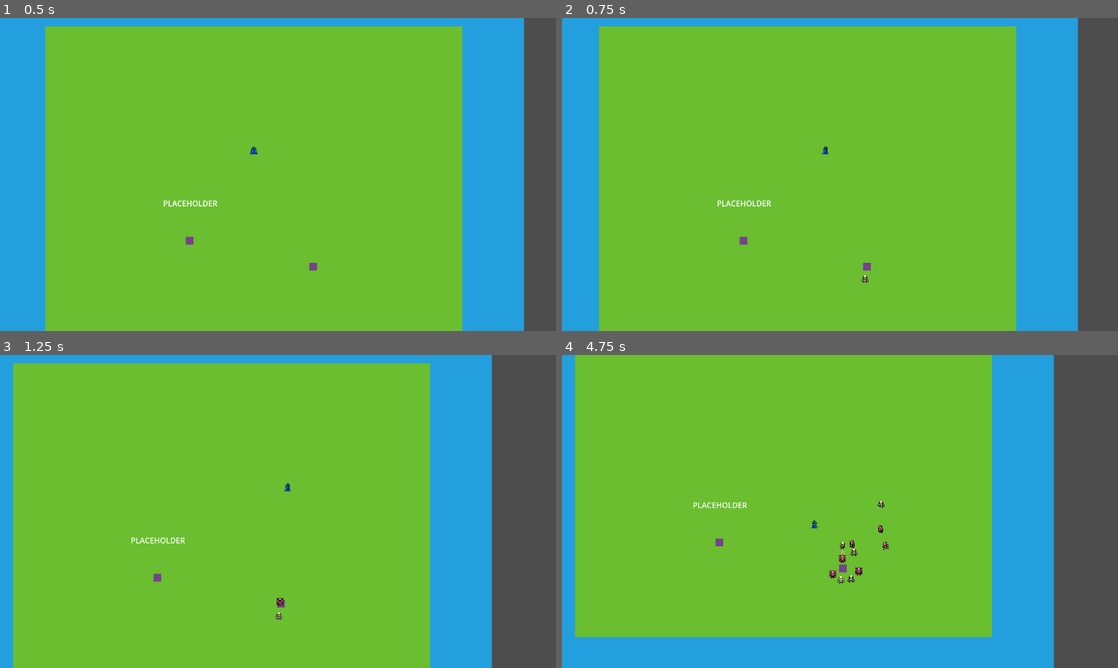
Above: before the commit, frames 1-4 (two rows, left to right).
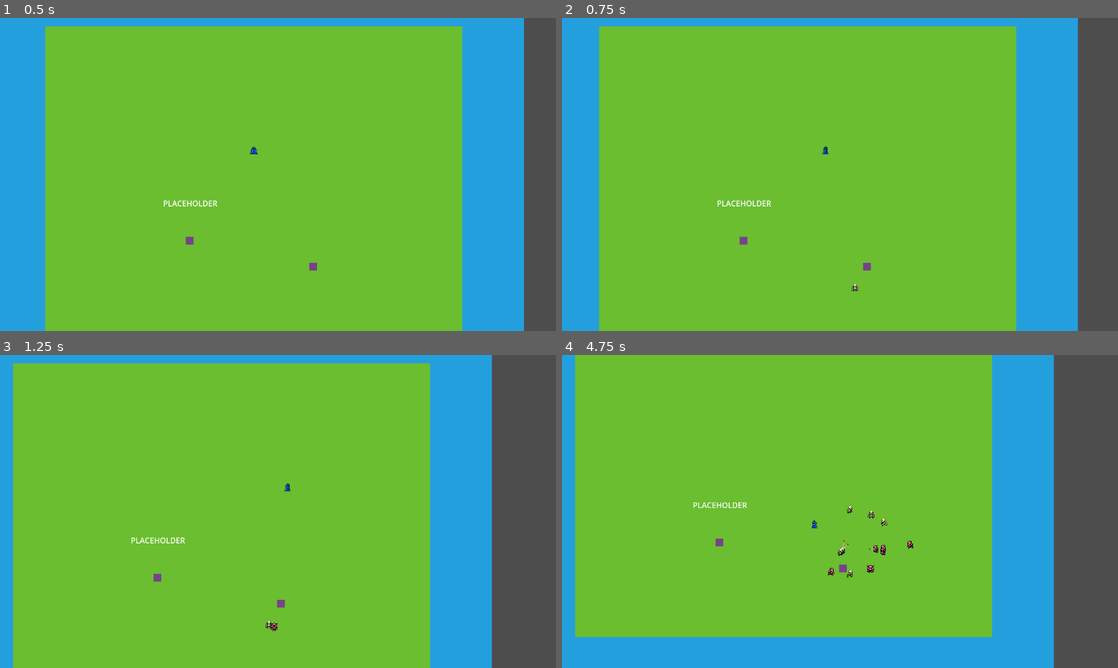
Above: after the commit, the same moments.

Repository: pablopenna/tide
Game: Godot game, scene res://scenes/debug_scene.tscn
Two runs of this game, one before a commit and one after it. Both use one fixed random seed, a clock stepped at 60 frames per second and the inputs below. This scene is started directly instead of the project's main scene.
Inputs:
- Up to frame 1 (0.5 s): no input
- Up to frame 2 (0.75 s): tap Enter at 0.5 s; hold Right (ui_right) from 0.53 s (still down); tap 9 (enemy_troop_add_archer) at 0.6 s
- Up to frame 3 (1.25 s): keep holding Right (ui_right); tap 0 (enemy_troop_add_knight) at 0.8 s
- Up to frame 4 (4.75 s): release Right (ui_right) at 1.28 s; hold Down (ui_down) 1.28-2.03 s; tap 0 (enemy_troop_add_knight) at 1.35, 3.8, 4.35 s; tap 2 (player_troop_add_archer) at 1.55, 2.1, 4.55 s; hold Right (ui_right) 2.03-2.78 s; tap 1 (player_troop_add_knight) at 2.3, 2.85 s; hold A (player_troop_regroup) 2.78-3.53 s; tap 9 (enemy_troop_add_archer) at 3.05, 3.6 s; hold Left (ui_left) from 3.53 s (still down)

Frame 1 is identical in both runs. In frame 2, less than 0.1% of the frame differs, in the area x 52-56%, y 82-88%; in frame 3, 0.1%; in frame 4, 0.5%, in the area x 47-64%, y 46-74%.

Commit message:
Refactor troop manager into different components

Diff:
--- a/scenes/enemy/enemy.gd
+++ b/scenes/enemy/enemy.gd
@@ -1,7 +1,9 @@
 extends Entity
+
+@export var factory: TroopFactory
 
 func _process(_delta):
 	if Input.is_action_just_pressed("enemy_troop_add_knight"):
-		($TroopManager as TroopManager).create_knight()
+		factory.create_knight()
 	if Input.is_action_just_pressed("enemy_troop_add_archer"):
-		($TroopManager as TroopManager).create_archer()
+		factory.create_archer()
--- a/scenes/enemy/enemy.tscn
+++ b/scenes/enemy/enemy.tscn
@@ -1,20 +1,25 @@
-[gd_scene load_steps=8 format=3 uid="uid://ctixulb3yg747"]
+[gd_scene load_steps=11 format=3 uid="uid://ctixulb3yg747"]
 
 [ext_resource type="Script" path="res://scenes/enemy/enemy.gd" id="1_5m6ue"]
 [ext_resource type="Texture2D" uid="uid://di0boo8jtpvth" path="res://sprites/enemy.png" id="2_ja4re"]
-[ext_resource type="PackedScene" uid="uid://b07yhuwx4dkdn" path="res://scenes/troop_manager/troop_manager.tscn" id="3_oby0l"]
 [ext_resource type="PackedScene" uid="uid://dfemqxgdpiugb" path="res://scenes/troop_detector/troop_detector.tscn" id="4_k6yqj"]
 [ext_resource type="Shape2D" uid="uid://chmhxpv1tkndp" path="res://scenes/troop_detector/circle.tres" id="5_8t5rd"]
+[ext_resource type="PackedScene" uid="uid://cc03llx0grfnv" path="res://scenes/troop_manager/troop_tracker.tscn" id="6_m5mns"]
 [ext_resource type="Shape2D" uid="uid://cwk0rjafs6j5e" path="res://scenes/troop_detector/cone.tres" id="6_whw56"]
+[ext_resource type="PackedScene" uid="uid://ccypnmryyq73r" path="res://scenes/troop_manager/troop_factory.tscn" id="7_o7brj"]
+[ext_resource type="PackedScene" uid="uid://dant4e2ymqfe" path="res://scenes/troop_manager/troop_commander.tscn" id="8_sfk7j"]
+[ext_resource type="PackedScene" uid="uid://cus6nroawtds1" path="res://scenes/troop_manager/location_detector.tscn" id="9_628ji"]
 
 [sub_resource type="RectangleShape2D" id="RectangleShape2D_10huh"]
 size = Vector2(16, 16)
 
-[node name="Enemy" type="CharacterBody2D"]
+[node name="Enemy" type="CharacterBody2D" node_paths=PackedStringArray("factory")]
 collision_layer = 8
 collision_mask = 3
 motion_mode = 1
+wall_min_slide_angle = 0.0
 script = ExtResource("1_5m6ue")
+factory = NodePath("TroopFactory")
 
 [node name="CollisionShape2D" type="CollisionShape2D" parent="."]
 shape = SubResource("RectangleShape2D_10huh")
@@ -22,18 +27,25 @@
 [node name="Sprite2D" type="Sprite2D" parent="."]
 texture = ExtResource("2_ja4re")
 
-[node name="TroopManager" parent="." node_paths=PackedStringArray("troop_owner", "troop_detectors") instance=ExtResource("3_oby0l")]
-troop_owner = NodePath("..")
+[node name="TroopCommander" parent="." node_paths=PackedStringArray("troop_detectors", "troops") instance=ExtResource("8_sfk7j")]
 troop_detectors = [NodePath("../TroopDetector"), NodePath("../TroopDetector2")]
-troops_hitbox_layer_scanned = 256
-troops_hurtbox_layer = 512
+troops = NodePath("../TroopTracker")
 
 [node name="TroopDetector" parent="." node_paths=PackedStringArray("owner_entity") instance=ExtResource("4_k6yqj")]
 shape = ExtResource("5_8t5rd")
-collision_mask = 256
+collision_mask = 384
 owner_entity = NodePath("..")
 
 [node name="TroopDetector2" parent="." node_paths=PackedStringArray("owner_entity") instance=ExtResource("4_k6yqj")]
 shape = ExtResource("6_whw56")
-collision_mask = 256
+collision_mask = 384
 owner_entity = NodePath("..")
+
+[node name="TroopTracker" parent="." node_paths=PackedStringArray("factory") instance=ExtResource("6_m5mns")]
+factory = NodePath("../TroopFactory")
+
+[node name="TroopFactory" parent="." node_paths=PackedStringArray("troop_owner") instance=ExtResource("7_o7brj")]
+troop_owner = NodePath("..")
+faction = 1
+
+[node name="LocationHandler" parent="." instance=ExtResource("9_628ji")]
--- a/scenes/mine/location.gd
+++ b/scenes/mine/location.gd
@@ -1,7 +1,8 @@
 class_name Location extends Area2D
 
 @export var faction: FactionUtils.Faction
-@export var troop_manager: TroopManager
+@export var factory: TroopFactory
+@export var commander: TroopCommander
 
 func _ready():
-	troop_manager.faction = faction
+	factory.faction = faction
--- a/scenes/mine/mine.tscn
+++ b/scenes/mine/mine.tscn
@@ -1,9 +1,11 @@
-[gd_scene load_steps=9 format=3 uid="uid://caghr8ajmt6ea"]
+[gd_scene load_steps=11 format=3 uid="uid://caghr8ajmt6ea"]
 
 [ext_resource type="Script" path="res://scenes/mine/mine.gd" id="1_bdrik"]
 [ext_resource type="Texture2D" uid="uid://qmaag64jvvpr" path="res://sprites/samples/blowharder.png" id="1_hnavn"]
-[ext_resource type="PackedScene" uid="uid://b07yhuwx4dkdn" path="res://scenes/troop_manager/troop_manager.tscn" id="3_w2bt2"]
+[ext_resource type="PackedScene" uid="uid://ccypnmryyq73r" path="res://scenes/troop_manager/troop_factory.tscn" id="4_wjlhs"]
 [ext_resource type="PackedScene" uid="uid://dfemqxgdpiugb" path="res://scenes/troop_detector/troop_detector.tscn" id="4_x43r4"]
+[ext_resource type="PackedScene" uid="uid://cc03llx0grfnv" path="res://scenes/troop_manager/troop_tracker.tscn" id="5_ec05d"]
+[ext_resource type="PackedScene" uid="uid://dant4e2ymqfe" path="res://scenes/troop_manager/troop_commander.tscn" id="6_l36ww"]
 
 [sub_resource type="TileSetAtlasSource" id="TileSetAtlasSource_1aaa2"]
 texture = ExtResource("1_hnavn")
@@ -33,12 +35,13 @@
 [sub_resource type="CircleShape2D" id="CircleShape2D_ewchd"]
 radius = 64.0
 
-[node name="Mine" type="Area2D" node_paths=PackedStringArray("troop_manager")]
+[node name="Mine" type="Area2D" node_paths=PackedStringArray("factory", "commander")]
 position = Vector2(-16, -16)
 collision_layer = 1024
 collision_mask = 0
 script = ExtResource("1_bdrik")
-troop_manager = NodePath("TroopManager")
+factory = NodePath("TroopFactory")
+commander = NodePath("TroopCommander")
 
 [node name="TileMap" type="TileMap" parent="."]
 position = Vector2(8, 8)
@@ -50,10 +53,13 @@
 position = Vector2(64, 62)
 shape = SubResource("CircleShape2D_siikp")
 
-[node name="TroopManager" parent="." instance=ExtResource("3_w2bt2")]
-position = Vector2(64, 64)
-
 [node name="TroopDetector" parent="." node_paths=PackedStringArray("owner_entity") instance=ExtResource("4_x43r4")]
 position = Vector2(64, 64)
 shape = SubResource("CircleShape2D_ewchd")
 owner_entity = NodePath("..")
+
+[node name="TroopFactory" parent="." instance=ExtResource("4_wjlhs")]
+
+[node name="TroopTracker" parent="." instance=ExtResource("5_ec05d")]
+
+[node name="TroopCommander" parent="." instance=ExtResource("6_l36ww")]
--- a/scenes/player/player.gd
+++ b/scenes/player/player.gd
@@ -2,7 +2,8 @@
 
 @export var speed: float = 200
 var input: Vector2
-@export var troop_manager: TroopManager
+@export var commander: TroopCommander
+@export var factory: TroopFactory
 @export var animation_player: AnimationPlayer
 
 func _ready() -> void:
@@ -18,11 +19,11 @@
 	input = raw_input.normalized()
 
 	if Input.is_action_just_pressed("player_troop_add_knight"):
-		troop_manager.create_knight()
+		factory.create_knight()
 	if Input.is_action_just_pressed("player_troop_add_archer"):
-		troop_manager.create_archer()
+		factory.create_archer()
 	if Input.is_action_just_pressed("player_troop_regroup"):
-		troop_manager.make_troops_follow_leader()
+		commander.make_troops_follow_leader()
 
 func _process_animation() -> void:
 	if velocity == Vector2.ZERO:
--- a/scenes/player/player.tscn
+++ b/scenes/player/player.tscn
@@ -1,12 +1,15 @@
-[gd_scene load_steps=14 format=3 uid="uid://cmxyconummrk8"]
+[gd_scene load_steps=17 format=3 uid="uid://cmxyconummrk8"]
 
 [ext_resource type="Script" path="res://scenes/player/player.gd" id="1_n50c0"]
 [ext_resource type="Texture2D" uid="uid://bqtqodwl8bqmd" path="res://sprites/playerv2.png" id="2_x0ljm"]
 [ext_resource type="Script" path="res://scenes/entity/sprite_rotating_with_face_direction.gd" id="3_u4ihy"]
-[ext_resource type="PackedScene" uid="uid://b07yhuwx4dkdn" path="res://scenes/troop_manager/troop_manager.tscn" id="5_53p1u"]
 [ext_resource type="PackedScene" uid="uid://dfemqxgdpiugb" path="res://scenes/troop_detector/troop_detector.tscn" id="6_r46j7"]
 [ext_resource type="Shape2D" uid="uid://cwk0rjafs6j5e" path="res://scenes/troop_detector/cone.tres" id="7_gg1ut"]
 [ext_resource type="Shape2D" uid="uid://chmhxpv1tkndp" path="res://scenes/troop_detector/circle.tres" id="8_3rp2t"]
+[ext_resource type="PackedScene" uid="uid://cc03llx0grfnv" path="res://scenes/troop_manager/troop_tracker.tscn" id="8_mux8n"]
+[ext_resource type="PackedScene" uid="uid://dant4e2ymqfe" path="res://scenes/troop_manager/troop_commander.tscn" id="9_d5esl"]
+[ext_resource type="PackedScene" uid="uid://cus6nroawtds1" path="res://scenes/troop_manager/location_detector.tscn" id="10_8tljl"]
+[ext_resource type="PackedScene" uid="uid://ccypnmryyq73r" path="res://scenes/troop_manager/troop_factory.tscn" id="10_h3u77"]
 
 [sub_resource type="RectangleShape2D" id="RectangleShape2D_od5lt"]
 size = Vector2(16, 16)
@@ -89,12 +92,13 @@
 "walk_up": SubResource("Animation_gsebh")
 }
 
-[node name="Player" type="CharacterBody2D" node_paths=PackedStringArray("troop_manager", "animation_player")]
+[node name="Player" type="CharacterBody2D" node_paths=PackedStringArray("commander", "factory", "animation_player")]
 collision_mask = 10
 motion_mode = 1
 wall_min_slide_angle = 0.0
 script = ExtResource("1_n50c0")
-troop_manager = NodePath("TroopManager")
+commander = NodePath("TroopCommander")
+factory = NodePath("TroopFactory")
 animation_player = NodePath("AnimationPlayer")
 
 [node name="CollisionShape2D" type="CollisionShape2D" parent="."]
@@ -111,12 +115,6 @@
 script = ExtResource("3_u4ihy")
 entity = NodePath("..")
 
-[node name="TroopManager" parent="." node_paths=PackedStringArray("troop_owner", "troop_detectors") instance=ExtResource("5_53p1u")]
-troop_owner = NodePath("..")
-troop_detectors = [NodePath("../TroopDetector"), NodePath("../TroopDetector2")]
-troops_hitbox_layer_scanned = 512
-troops_hurtbox_layer = 256
-
 [node name="TroopDetector" parent="." node_paths=PackedStringArray("owner_entity") instance=ExtResource("6_r46j7")]
 shape = ExtResource("7_gg1ut")
 collision_mask = 512
@@ -126,3 +124,15 @@
 shape = ExtResource("8_3rp2t")
 collision_mask = 512
 owner_entity = NodePath("..")
+
+[node name="TroopTracker" parent="." node_paths=PackedStringArray("factory") instance=ExtResource("8_mux8n")]
+factory = NodePath("../TroopFactory")
+
+[node name="TroopCommander" parent="." node_paths=PackedStringArray("troop_detectors", "troops") instance=ExtResource("9_d5esl")]
+troop_detectors = [NodePath("../TroopDetector"), NodePath("../TroopDetector2")]
+troops = NodePath("../TroopTracker")
+
+[node name="TroopFactory" parent="." node_paths=PackedStringArray("troop_owner") instance=ExtResource("10_h3u77")]
+troop_owner = NodePath("..")
+
+[node name="LocationDetector" parent="." instance=ExtResource("10_8tljl")]
--- a/scenes/troop_manager/commander.gd
+++ /dev/null
@@ -1,23 +0,0 @@
-extends Node
-
-var troop_detectors: Array[TroopDetector]
-var troops: Array[Troop]
-
-func make_troops_attack_targets(targets: Array):
-	var target = targets[0]
-	for troop in troops:
-		troop.attack_target(target)
-
-func make_troops_follow_leader():
-	for troop in troops:
-		troop.follow_owner()
-
-func _on_troop_manager_troops_provided(troops):
-	self.troops = troops
-
-func _on_troop_manager_troop_detectors_provided(troop_detectors):
-	self.troop_detectors = troop_detectors
-	for detector in self.troop_detectors:
-		if not detector.is_node_ready():
-			await detector.ready
-		detector.targets_acquired.connect(make_troops_attack_targets)
--- a/scenes/troop_manager/factory.gd
+++ /dev/null
@@ -1,70 +0,0 @@
-extends Node
-
-const DEFAULT_TROOP_SPREAD_RADIUS = 50
-const MIN_TROOP_SPEED = 40
-const MAX_TROOP_SPEED = 80
-
-@export var knight_scene: PackedScene
-@export var archer_scene: PackedScene
-
-var troop_owner: Entity
-var troops_layer_scanned_by_hitbox
-var troops_hurtbox_layer
-var troop_detector: TroopDetector
-var troops: Array[Troop]
-
-var _troop_spread_radius
-var _rng
-
-func _ready():
-	_rng = RandomNumberGenerator.new()
-	_troop_spread_radius = DEFAULT_TROOP_SPREAD_RADIUS
-
-func create_knight():
-	_create_troop(knight_scene)
-
-func create_archer():
-	_create_troop(archer_scene)
-
-func _create_troop(troop_scene: PackedScene):
-	var new_troop: Troop = troop_scene.instantiate() as Troop
-
-	new_troop.initialize_with(
-		troop_owner,
-		troops_layer_scanned_by_hitbox,
-		troops_hurtbox_layer,
-		_generate_troop_position_offset(),
-		_generate_troop_speed()
-	)
-
-	troops.append(new_troop)
-	new_troop.died.connect(_process_troop_death)
-	# Even if ancestor node has Y sorting enabled, does not work if parent of troop is a Node
-	# This should instantiate the troop at the same level of the troop owner in the tree
-	get_parent().get_parent().get_parent().add_child(new_troop)
-
-func _process_troop_death(dead_troop: Troop):
-	troops.erase(dead_troop)
-
-func _get_number_of_troops():
-	return len(troops)
-
-func _generate_troop_position_offset():
-	var random_x = _rng.randf_range(_troop_spread_radius * -1, _troop_spread_radius)
-	var random_y = _rng.randf_range(_troop_spread_radius * -1, _troop_spread_radius)
-	return Vector2(random_x, random_y)
-
-func _generate_troop_speed():
-	return _rng.randf_range(MIN_TROOP_SPEED, MAX_TROOP_SPEED)
-
-func _on_troop_manager_troops_provided(troops):
-	self.troops = troops
-
-func _on_troop_manager_troops_hurtbox_layer_provided(hurtbox_layer):
-	self.troops_hurtbox_layer = hurtbox_layer
-
-func _on_troop_manager_troops_hitbox_layer_scanned_provided(hitbox_layer):
-	self.troops_layer_scanned_by_hitbox = hitbox_layer
-
-func _on_troop_manager_troop_owner_provided(troop_owner):
-	self.troop_owner = troop_owner
--- a/scenes/troop_manager/location_handler.gd
+++ b/scenes/troop_manager/location_detector.gd
@@ -1,4 +1,6 @@
 extends Area2D
+
+signal mine_detected(mine: Mine)
 
 func _ready() -> void:
 	area_entered.connect(_on_location_interact)
@@ -11,3 +13,4 @@
 	if mine == null:
 		return
 	print("I'm in a mine")
+	mine_detected.emit(mine)
--- /dev/null
+++ b/scenes/troop_manager/location_detector.tscn
@@ -0,0 +1,14 @@
+[gd_scene load_steps=3 format=3 uid="uid://cus6nroawtds1"]
+
+[ext_resource type="Script" path="res://scenes/troop_manager/location_detector.gd" id="1_xfub1"]
+
+[sub_resource type="CircleShape2D" id="CircleShape2D_gbxlv"]
+radius = 32.0
+
+[node name="LocationDetector" type="Area2D"]
+collision_layer = 0
+collision_mask = 1024
+script = ExtResource("1_xfub1")
+
+[node name="LocationHandlerShape" type="CollisionShape2D" parent="."]
+shape = SubResource("CircleShape2D_gbxlv")
--- /dev/null
+++ b/scenes/troop_manager/troop_commander.gd
@@ -0,0 +1,19 @@
+class_name TroopCommander extends Node
+
+@export var troop_detectors: Array[TroopDetector]
+@export var troops: TroopTracker
+
+func _ready() -> void:
+	for detector in self.troop_detectors:
+		if not detector.is_node_ready():
+			await detector.ready
+		detector.targets_acquired.connect(make_troops_attack_targets)
+
+func make_troops_attack_targets(targets: Array):
+	var target = targets[0]
+	for troop in troops.get_all_troops():
+		troop.attack_target(target)
+
+func make_troops_follow_leader():
+	for troop in troops.get_all_troops():
+		troop.follow_owner()
--- /dev/null
+++ b/scenes/troop_manager/troop_commander.tscn
@@ -0,0 +1,6 @@
+[gd_scene load_steps=2 format=3 uid="uid://dant4e2ymqfe"]
+
+[ext_resource type="Script" path="res://scenes/troop_manager/troop_commander.gd" id="1_k65f4"]
+
+[node name="TroopCommander" type="Node"]
+script = ExtResource("1_k65f4")
--- /dev/null
+++ b/scenes/troop_manager/troop_factory.gd
@@ -0,0 +1,44 @@
+class_name TroopFactory extends Node
+
+@export var troop_owner: Node2D
+@export var faction: FactionUtils.Faction
+@export var knight_scene: PackedScene
+@export var archer_scene: PackedScene
+
+@export var troop_spread_radius = 50
+@export var min_troop_speed = 40
+@export var max_troop_speed = 80
+
+signal troop_created(troop: Troop)
+
+func create_knight():
+	_create_troop(knight_scene)
+
+func create_archer():
+	_create_troop(archer_scene)
+
+func _create_troop(troop_scene: PackedScene):
+	var new_troop: Troop = troop_scene.instantiate() as Troop
+	var hitbox_scanned_layer = FactionUtils.get_hitbox_collision_mask_for_faction(faction)
+	var hurtbox_layer = FactionUtils.get_hurtbox_collision_layer_for_faction(faction)
+
+	new_troop.initialize_with(
+		troop_owner,
+		hitbox_scanned_layer,
+		hurtbox_layer,
+		_generate_troop_position_offset(),
+		_generate_troop_speed()
+	)
+
+	troop_created.emit(new_troop)
+	# Even if ancestor node has Y sorting enabled, does not work if parent of troop is a Node
+	# This should instantiate the troop at the same level of the troop owner in the tree
+	troop_owner.get_parent().add_child(new_troop)
+
+func _generate_troop_position_offset():
+	var random_x = randf_range(troop_spread_radius * -1, troop_spread_radius)
+	var random_y = randf_range(troop_spread_radius * -1, troop_spread_radius)
+	return Vector2(random_x, random_y).normalized() * troop_spread_radius
+
+func _generate_troop_speed():
+	return randf_range(min_troop_speed, max_troop_speed)
--- /dev/null
+++ b/scenes/troop_manager/troop_factory.tscn
@@ -0,0 +1,10 @@
+[gd_scene load_steps=4 format=3 uid="uid://ccypnmryyq73r"]
+
+[ext_resource type="Script" path="res://scenes/troop_manager/troop_factory.gd" id="1_a2pnh"]
+[ext_resource type="PackedScene" uid="uid://e16ae5mlhn1c" path="res://scenes/troop/knight/knight.tscn" id="2_yty6h"]
+[ext_resource type="PackedScene" uid="uid://gu0vel5nku17" path="res://scenes/troop/archer/archer.tscn" id="3_b24e6"]
+
+[node name="TroopFactory" type="Node"]
+script = ExtResource("1_a2pnh")
+knight_scene = ExtResource("2_yty6h")
+archer_scene = ExtResource("3_b24e6")
--- a/scenes/troop_manager/troop_manager.gd
+++ /dev/null
@@ -1,36 +0,0 @@
-class_name TroopManager extends Node2D
-
-@export var faction: FactionUtils.Faction
-@export var troop_owner: Entity
-@export var troop_detectors: Array[TroopDetector]
-@export_flags_2d_physics var troops_hitbox_layer_scanned: int
-@export_flags_2d_physics var troops_hurtbox_layer: int
-@onready var troops: Array[Troop] = []
-
-signal troop_owner_provided(troop_owner: Entity)
-signal troop_detectors_provided(troop_detectors: Array)
-signal troops_hitbox_layer_scanned_provided(hitbox: Hitbox)
-signal troops_hurtbox_layer_provided(hurtbox: Hurtbox)
-signal troops_provided(troops: Array[Troop])
-
-@onready var _commander = $Commander
-@onready var _factory = $Factory
-
-func _ready() -> void:
-	troop_owner_provided.emit(troop_owner)
-	troop_detectors_provided.emit(troop_detectors)
-	troops_hitbox_layer_scanned_provided.emit(troops_hitbox_layer_scanned)
-	troops_hurtbox_layer_provided.emit(troops_hurtbox_layer)
-	troops_provided.emit(troops)
-
-func create_knight() -> void:
-	_factory.create_knight()
-
-func create_archer() -> void:
-	_factory.create_archer()
-
-func make_troops_attack_targets(targets: Array) -> void:
-	_commander.make_troops_attack_targets(targets)
-
-func make_troops_follow_leader() -> void:
-	_commander.make_troops_follow_leader()
--- a/scenes/troop_manager/troop_manager.tscn
+++ /dev/null
@@ -1,37 +0,0 @@
-[gd_scene load_steps=8 format=3 uid="uid://b07yhuwx4dkdn"]
-
-[ext_resource type="Script" path="res://scenes/troop_manager/troop_manager.gd" id="1_xf0ym"]
-[ext_resource type="Script" path="res://scenes/troop_manager/commander.gd" id="3_5kffa"]
-[ext_resource type="PackedScene" uid="uid://e16ae5mlhn1c" path="res://scenes/troop/knight/knight.tscn" id="4_alfgb"]
-[ext_resource type="Script" path="res://scenes/troop_manager/factory.gd" id="4_pqo8y"]
-[ext_resource type="PackedScene" uid="uid://gu0vel5nku17" path="res://scenes/troop/archer/archer.tscn" id="5_ln8il"]
-[ext_resource type="Script" path="res://scenes/troop_manager/location_handler.gd" id="6_mfo5f"]
-
-[sub_resource type="CircleShape2D" id="CircleShape2D_gbxlv"]
-radius = 32.0
-
-[node name="TroopManager" type="Node2D"]
-script = ExtResource("1_xf0ym")
-
-[node name="Commander" type="Node" parent="."]
-script = ExtResource("3_5kffa")
-
-[node name="Factory" type="Node" parent="."]
-script = ExtResource("4_pqo8y")
-knight_scene = ExtResource("4_alfgb")
-archer_scene = ExtResource("5_ln8il")
-
-[node name="LocationHandler" type="Area2D" parent="."]
-collision_layer = 0
-collision_mask = 1024
-script = ExtResource("6_mfo5f")
-
-[node name="LocationHandlerShape" type="CollisionShape2D" parent="LocationHandler"]
-shape = SubResource("CircleShape2D_gbxlv")
-
-[connection signal="troop_detectors_provided" from="." to="Commander" method="_on_troop_manager_troop_detectors_provided"]
-[connection signal="troop_owner_provided" from="." to="Factory" method="_on_troop_manager_troop_owner_provided"]
-[connection signal="troops_hitbox_layer_scanned_provided" from="." to="Factory" method="_on_troop_manager_troops_hitbox_layer_scanned_provided"]
-[connection signal="troops_hurtbox_layer_provided" from="." to="Factory" method="_on_troop_manager_troops_hurtbox_layer_provided"]
-[connection signal="troops_provided" from="." to="Commander" method="_on_troop_manager_troops_provided"]
-[connection signal="troops_provided" from="." to="Factory" method="_on_troop_manager_troops_provided"]
--- /dev/null
+++ b/scenes/troop_manager/troop_tracker.gd
@@ -0,0 +1,25 @@
+class_name TroopTracker extends Node
+
+@export var factory: TroopFactory
+@export var initial_troops: Array[Troop]
+var _troops: Array[Troop]
+
+func _ready() -> void:
+	# TODO: need to setup the initial_troops with hitbox and hurtbox layers depending on faction
+	#_troops.append_array(initial_troops)
+	if factory:
+		factory.troop_created.connect(add_troop)
+
+func add_troop(troop: Troop) -> void:
+	#if _troops.has(troop):
+	_troops.append(troop)
+	troop.died.connect(remove_troop)
+
+func remove_troop(troop: Troop) -> void:
+	_troops.erase(troop)
+
+func get_all_troops() -> Array[Troop]:
+	return _troops.duplicate()
+
+func pop_troop() -> Troop:
+	return _troops.pop_back()
--- /dev/null
+++ b/scenes/troop_manager/troop_tracker.tscn
@@ -0,0 +1,6 @@
+[gd_scene load_steps=2 format=3 uid="uid://cc03llx0grfnv"]
+
+[ext_resource type="Script" path="res://scenes/troop_manager/troop_tracker.gd" id="1_u1wjd"]
+
+[node name="TroopTracker" type="Node"]
+script = ExtResource("1_u1wjd")
--- a/utils/faction_utils.gd
+++ b/utils/faction_utils.gd
@@ -7,3 +7,44 @@
 
 static func are_enemies(faction1: Faction, faction2: Faction) -> bool:
 	return faction1 != faction2
+
+static func get_hitbox_collision_layer_for_faction(faction: Faction) -> int:
+	match faction:
+		Faction.PLAYER:
+			return PhysicsLayersNamesUtils.get_collision_layer_from_name(PhysicsLayersNamesUtils.PLAYER_HITBOX)
+		Faction.ENEMY:
+			return PhysicsLayersNamesUtils.get_collision_layer_from_name(PhysicsLayersNamesUtils.ENEMY_HITBOX)
+		_:
+			push_error("collision layer not found")
+			return 0
+
+
+static func get_hitbox_collision_mask_for_faction(faction: Faction) -> int:
+	match faction:
+		Faction.PLAYER:
+			return PhysicsLayersNamesUtils.get_collision_layer_from_name(PhysicsLayersNamesUtils.ENEMY_HURTBOX)
+		Faction.ENEMY:
+			return PhysicsLayersNamesUtils.get_collision_layer_from_name(PhysicsLayersNamesUtils.PLAYER_HURTBOX)
+		_:
+			push_error("collision mask not found")
+			return 0
+
+static func get_hurtbox_collision_layer_for_faction(faction: Faction) -> int:
+	match faction:
+		Faction.PLAYER:
+			return PhysicsLayersNamesUtils.get_collision_layer_from_name(PhysicsLayersNamesUtils.PLAYER_HURTBOX)
+		Faction.ENEMY:
+			return PhysicsLayersNamesUtils.get_collision_layer_from_name(PhysicsLayersNamesUtils.ENEMY_HURTBOX)
+		_:
+			push_error("collision layer not found")
+			return 0
+
+static func get_hurtbox_collision_mask_for_faction(faction: Faction) -> int:
+	match faction:
+		Faction.PLAYER:
+			return 0
+		Faction.ENEMY:
+			return 0
+		_:
+			push_error("collision mask not found")
+			return 0
--- a/utils/physics_layers_names_utils.gd
+++ b/utils/physics_layers_names_utils.gd
@@ -10,6 +10,7 @@
 const PLAYER_HURTBOX: String = "player_hurtbox"
 const ALLY_HURTBOX: String = "ally_hurtbox"
 const ENEMY_HURTBOX: String = "enemy_hurtbox"
+const LOCATION: String = "location"
 #endregion
 
 var _layers_dict: Dictionary
